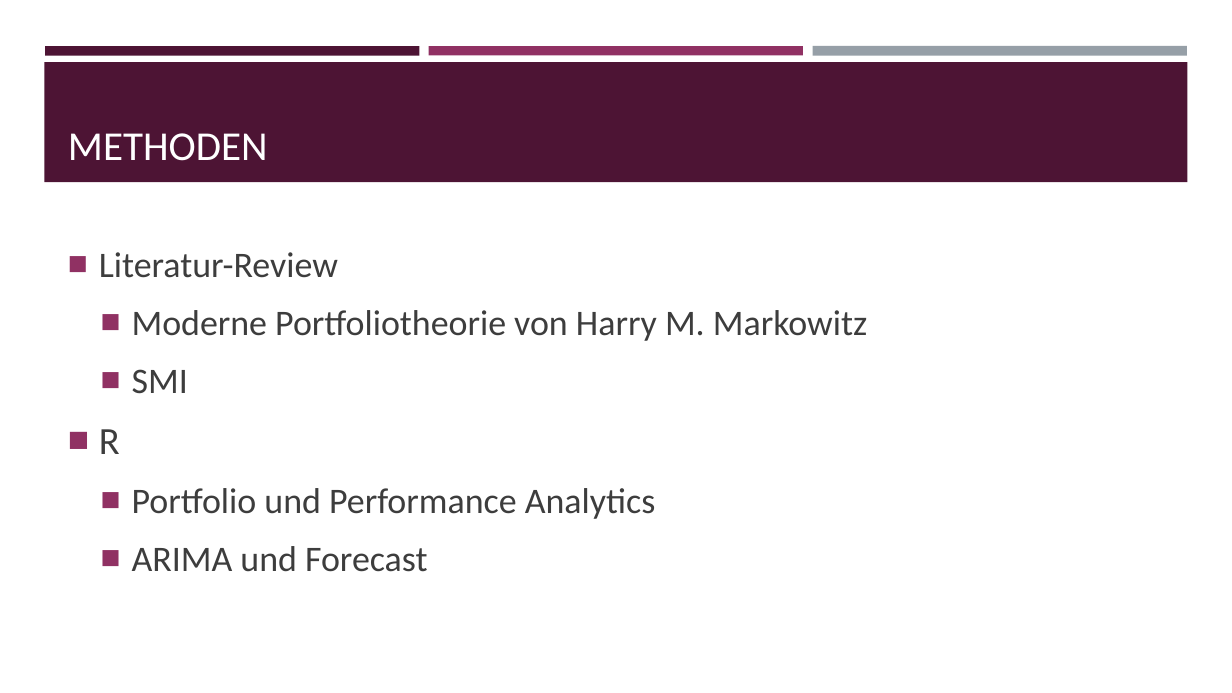
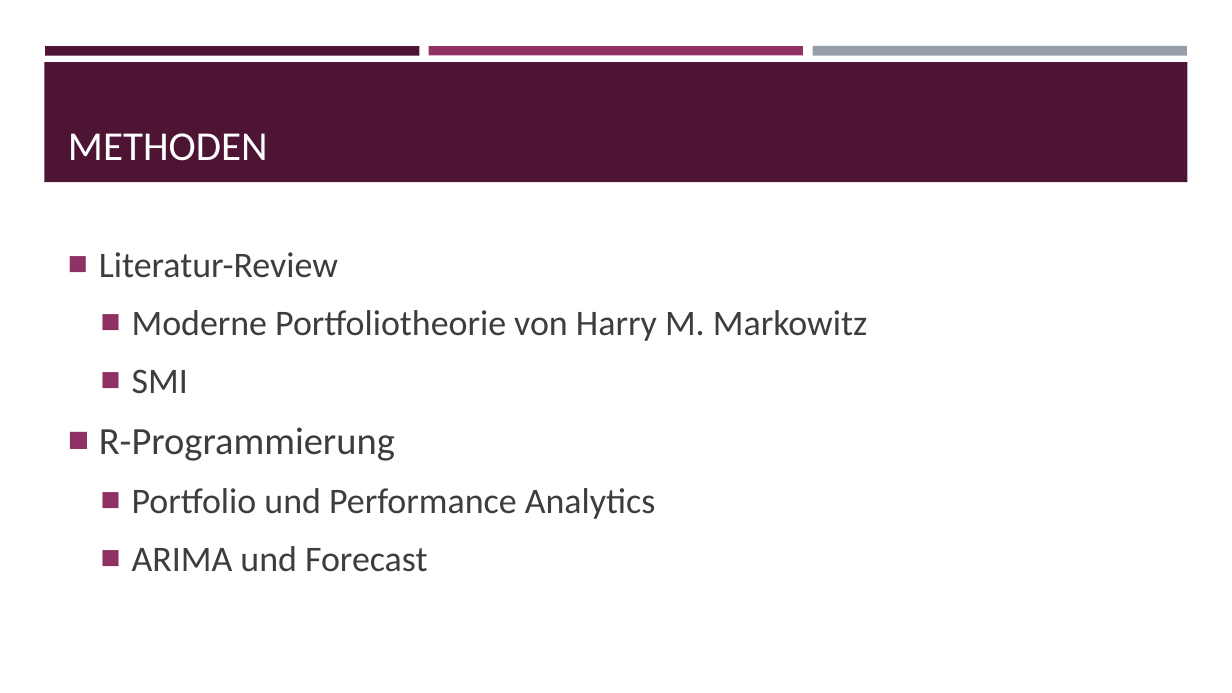
Before and after one commit to bodo-gruetter/tsa_repo, a slide deck: slide 3 of Paper_Präsentation/PortfolioZusammenstellungSMI_Blaser_Gruetter.pptx. Drawn at 1232x693 pixels with LibreOffice and Linux fonts; fonts in the diff are those of the drawing. Boxes give left, top, right and bottom in pixels: in the first picture for what was removed or moved away, otherwise in the second. Text is boxed around its words. In the diff, an @@ line names an element or a change of style, - is before the commit and + after.

```diff
--- a/Paper_Präsentation/PortfolioZusammenstellungSMI_Blaser_Gruetter.pptx
+++ b/Paper_Präsentation/PortfolioZusammenstellungSMI_Blaser_Gruetter.pptx
@@ text at (99,427,395,461): text changed @@
-■ R
+■ R-Programmierung
```
Also in this commit, not shown: 3 other slides changed, 2 other files.
